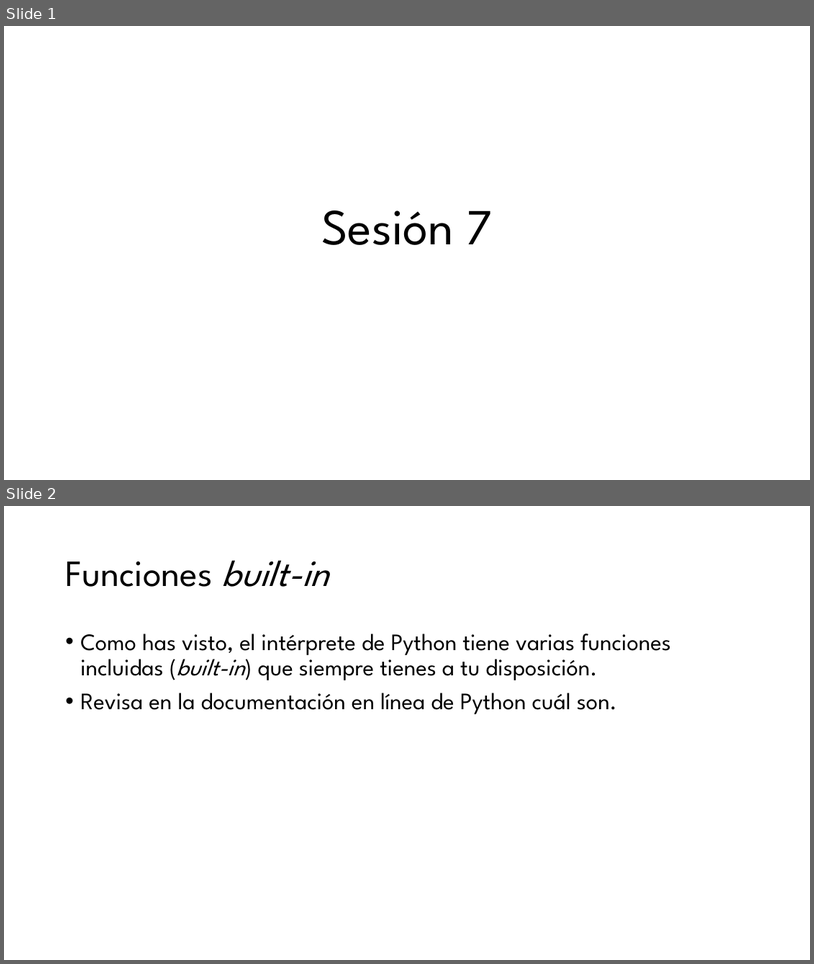
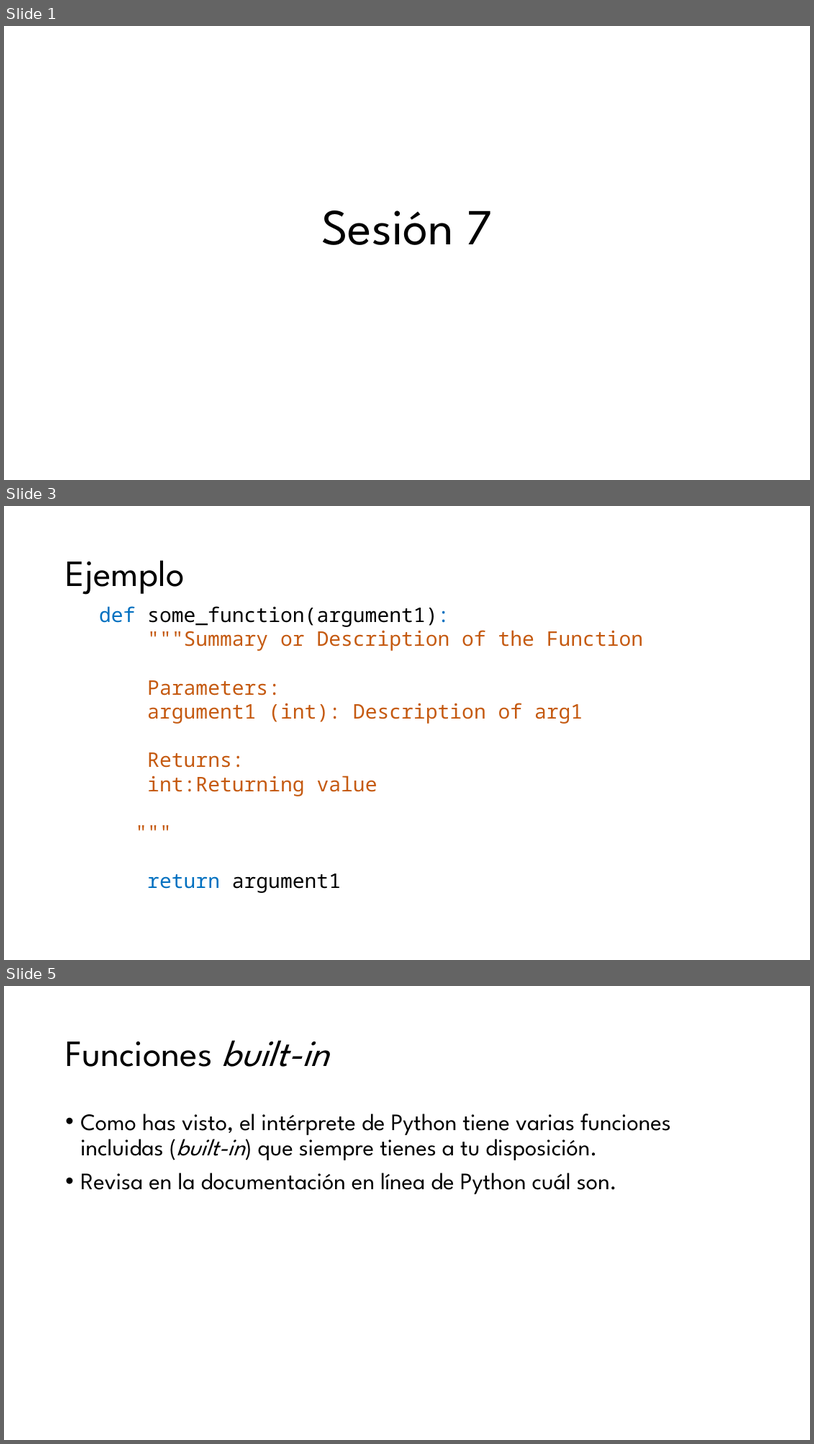
Before and after one commit to ccaballeroh/IntroPython, a slide deck: slides/Programación con Python07.pptx. Shown one above the other, each under a label of ours: slides 1 and 2 before the commit, slides 1, 3 and 5 after it; the slides between them are not shown. The pictures are 814x964 and 814x1444 pixels, drawn with LibreOffice and Linux fonts; fonts in the diff are those of the drawing. Boxes give left, top, right and bottom in pixels: in the first picture for what was removed or moved away, otherwise in the second. Text is boxed around its words. In the diff, an @@ line names an element or a change of style, - is before the commit and + after.

```diff
--- a/slides/Programación con Python07.pptx
+++ b/slides/Programación con Python07.pptx
@@ slide 3 added at (4,506,810,960), background #FFFFFF @@
@@ title added at (65,560,185,595), 44 pt, text #000000 @@
+Ejemplo
@@ text added at (99,606,643,893), 24 pt, text #C55A11 @@
+def some_function(argument1):
+"""Summary or Description of the Function
+Parameters:
+argument1 (int): Description of arg1
+Returns:
+int:Returning value
+"""
+return argument1
@@ what was slide 2 is now slide 5 @@
```
Also in this commit, not shown: 3 slides changed, 2 other slides added, 10 other files.
